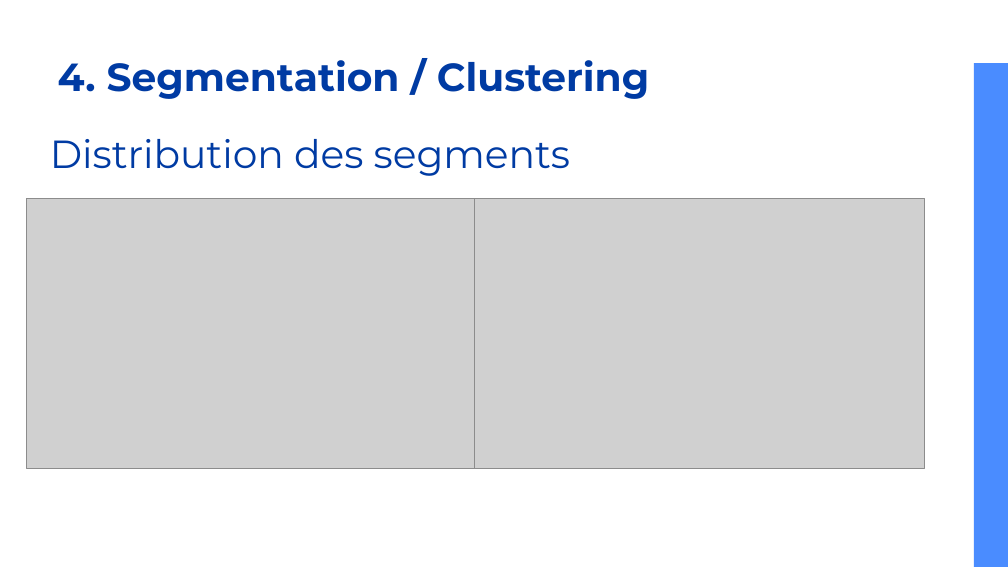
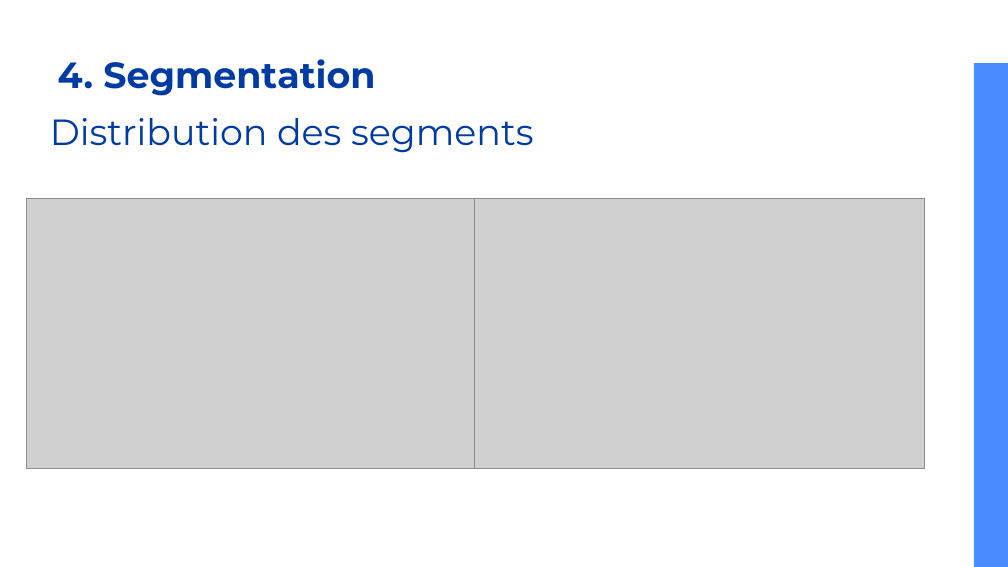
Before and after one commit to caseguin/Clustering, a slide deck: slide 25 of SuperMarket_clustering2.odp. Drawn at 1008x567 pixels with LibreOffice and Linux fonts; fonts in the diff are those of the drawing; grey boxes stand for pictures. Boxes give left, top, right and bottom in pixels: in the first picture for what was removed or moved away, otherwise in the second. Text is boxed around its words. In the diff, an @@ line names an element or a change of style, - is before the commit and + after.

```diff
--- a/SuperMarket_clustering2.odp
+++ b/SuperMarket_clustering2.odp
@@ title at [58,59,375,96]: text changed; size 28 to 26 pt @@
-4. Segmentation / Clustering
+4. Segmentation
@@ title "Distribution des segments": place and size @@
-title "Distribution des segments" at [50,139,570,176]
+title "Distribution des segments" at [50,118,534,153]
@@ title "Distribution des segments" at [50,118,534,153]: size 28 to 26 pt @@
```
Also in this commit, not shown: 24 other slides changed, 4 slides added, 3 slides removed, 13 other files.
